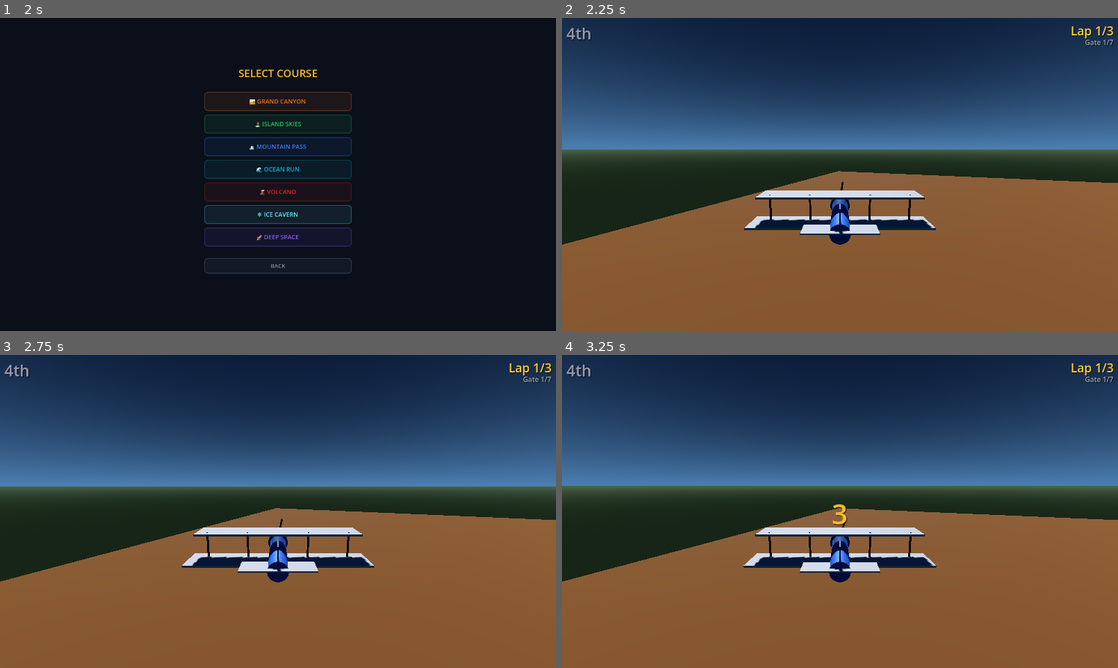
Above: before the commit, frames 1-4 (two rows, left to right).
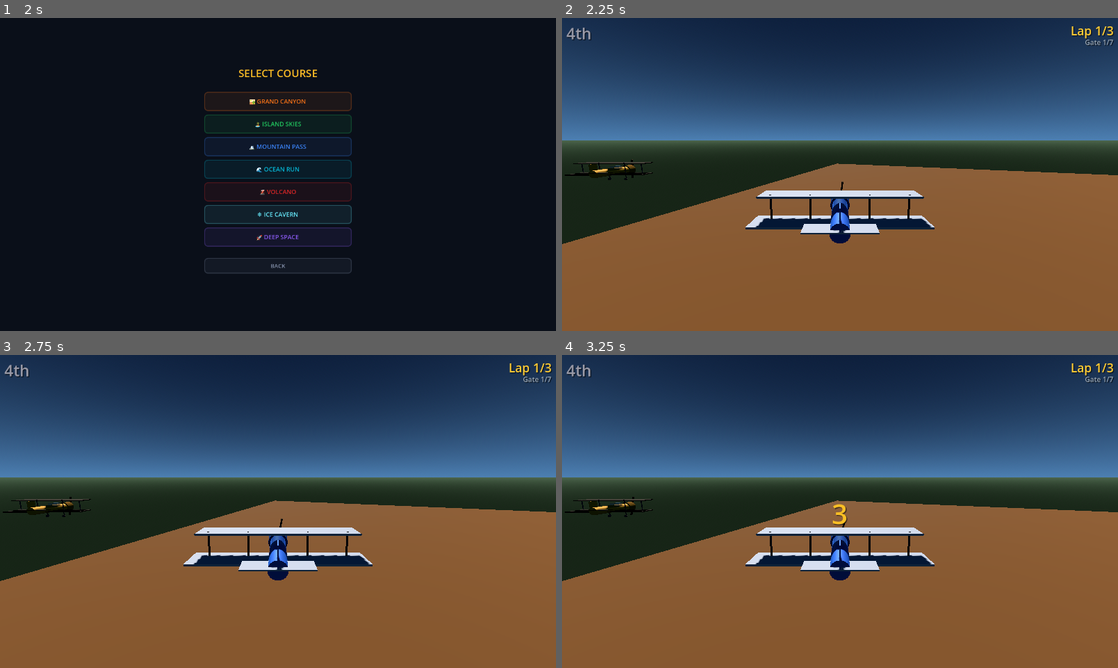
Above: after the commit, the same moments.

Repository: withdoron/ephraim-games
Game: Godot game, scene res://node_3d.tscn
Same seed, same stepped clock (60 frames per second), same inputs: the game is played once before the commit and once after it.
Inputs (mouse positions are in pixels of both pictures, inside the frame that each line leads up to):
- Up to frame 1 (2 s): click "RACE" at 0.5 s; click "1 PLAYER" at 1.25 s
- Up to frame 2 (2.25 s): click "🏜️ GRAND CANYON" at 2 s
- Up to frame 3 (2.75 s): no input
- Up to frame 4 (3.25 s): tap Enter at 2.75 s; move the mouse to (962, 495) at 2.77 s; hold Right (ui_right) from 2.78 s (still down); tap P at 2.85 s; click (962, 495) at 2.92 s; tap Space at 3.02 s

Frame 1 is identical in both runs. In frame 2, 7.2% of the frame differs, in the area x 0-100%, y 39-73%; in frame 3, 7.3%; in frame 4, 7.3%.

Commit message:
RINGSTORM-GODOT: start grid closer to first gate
Move starting grid from 40+ units to 20 units behind gate 0.
Tighter grid: row spacing 5 units (was 12), column spacing 6 (was 10).
Start altitude matches gate exactly (no +2 offset).

Co-Authored-By: Claude Opus 4.6 (1M context) <noreply@anthropic.com>

Diff:
--- a/ringstorm/new-game-project/scripts/main_setup.gd
+++ b/ringstorm/new-game-project/scripts/main_setup.gd
@@ -453,10 +453,12 @@
 	for i in range(all.size()):
 		var r = all[i]
 		var row_i = int(i / 2)
-		var col_off = ((i % 2) - 0.5) * 10.0  # -5 or +5
-		var back_off = 40.0 + row_i * 12.0
-		r.global_position = gate0 - race_dir * back_off + lateral * col_off + Vector3.UP * 2.0
-		var look_tgt = gate0 + Vector3.UP * 2.0
+		var col_off = ((i % 2) - 0.5) * 6.0  # -3 or +3
+		var back_off = 20.0 + row_i * 5.0
+		r.global_position = gate0 - race_dir * back_off + lateral * col_off
+		r.global_position.y = gate0.y  # Match gate altitude exactly
+		var look_tgt = gate0
+		look_tgt.y = gate0.y
 		if r.global_position.distance_to(look_tgt) > 1.0:
 			r.look_at(look_tgt, Vector3.UP)
 	player_plane.race_course = course
